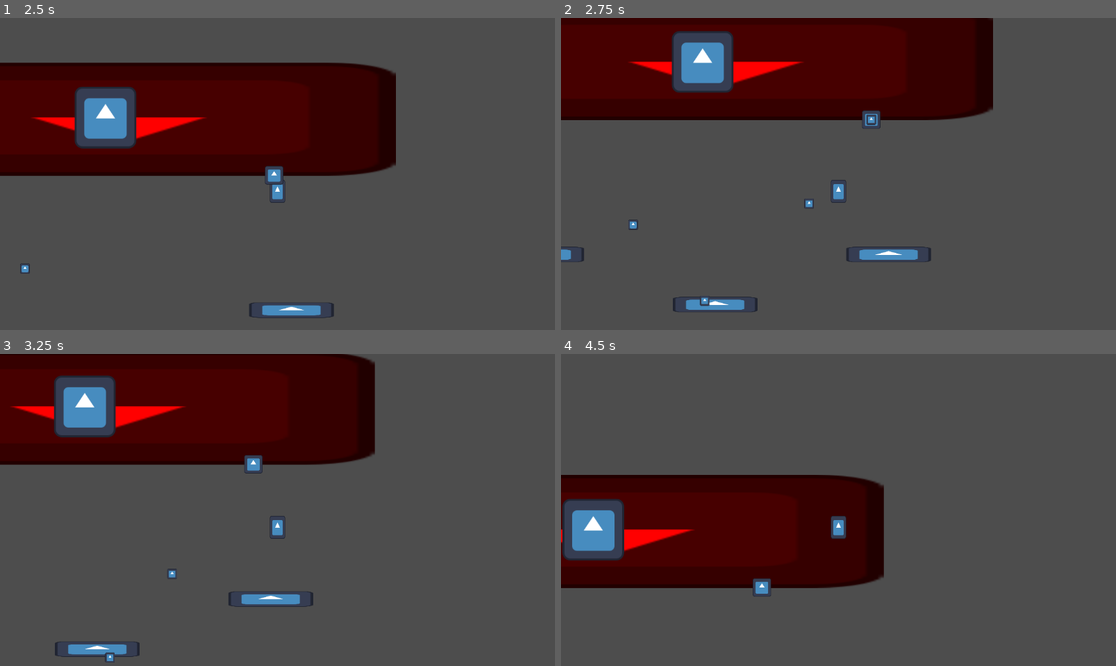
Above: before the commit, frames 1-4 (two rows, left to right).
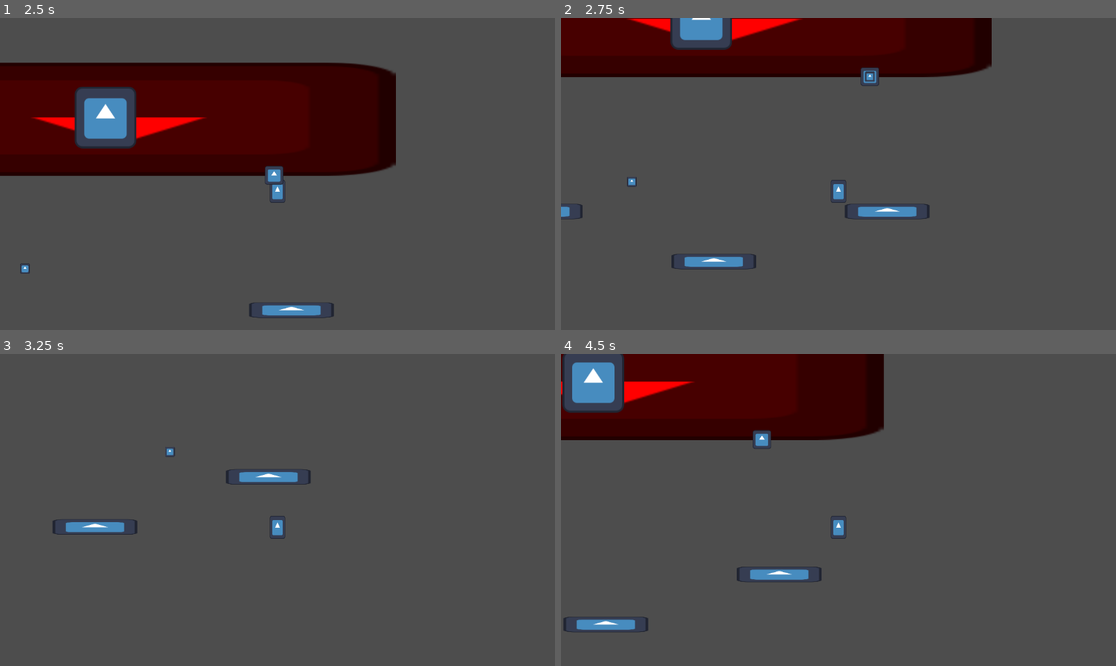
Above: after the commit, the same moments.

Repository: Cyberiada2025-2026/battle-of-pobliz
Game: Godot game, scene res://scenes/debug/battle_arena_graybox.tscn
The game is run twice, just before and just after one commit, with the same random seed, the same clock (stepped at 60 frames per second) and the same inputs. The project has no main scene, so this scene is started directly. The engine's default icon, where the game draws it, is replaced by a stand-in: a white triangle on a blue panel in a dark square.
Inputs (mouse positions are in pixels of both pictures, inside the frame that each line leads up to):
- Up to frame 1 (2.5 s): move the mouse to (399, 158) at 0.52 s; hold D (move_right) 0.53-2.03 s; right-click (399, 158) at 0.6 s; tap W (jump) at 0.77, 1.52 s; move the mouse to (166, 189) at 1.27 s; right-click (166, 189) at 1.35 s; move the mouse to (333, 105) at 2.02 s; hold A (move_left) from 2.03 s (still down); right-click (333, 105) at 2.1 s
- Up to frame 2 (2.75 s): keep holding A (move_left)
- Up to frame 3 (3.25 s): move the mouse to (249, 572) at 2.77 s; release A (move_left) at 2.78 s; hold D (move_right) from 2.78 s (still down); right-click (249, 572) at 2.85 s; tap W (jump) at 3.02 s
- Up to frame 4 (4.5 s): move the mouse to (1005, 556) at 3.52 s; right-click (1005, 556) at 3.6 s; tap W (jump) at 3.77 s; move the mouse to (672, 463) at 4.27 s; release D (move_right) at 4.28 s; hold A (move_left) from 4.28 s (still down); right-click (672, 463) at 4.35 s

Frame 1 is identical in both runs. In frame 2, 17% of the frame differs, in the area x 0-78%, y 0-95%; in frame 3, 25%; in frame 4, 35%, in the area x 0-59%, y 0-90%.

Commit message:
working bullets

Diff:
--- a/characters/boss/atacks/basic_cannon_shot/basic_cannon_attack.gd
+++ b/characters/boss/atacks/basic_cannon_shot/basic_cannon_attack.gd
@@ -8,8 +8,6 @@
 
 @export var bullet_speed: float = 0.2
 
-#temp
-@export var player: BodyController
 
 @export var cannons: Array[BossCanon]
 
@@ -18,7 +16,6 @@
 
 func use():
 	for i in shot_series:
-		print("start serie!")
 		shot_serie(cannons[i % cannons.size()])
 
 		await get_tree().create_timer(shot_series_cooldown).timeout
@@ -26,7 +23,6 @@
 
 func shot_serie(cannon: BossCanon):
 	for i in shot_count:
-		print("shot!")
 		var bullet: RigidBody2D = bullet_prefab.instantiate()
 		get_tree().current_scene.add_child(bullet)
 		var player_pos = Vector2(592.0, 416.0)
--- a/shared/projectiles/boss/basic_bullet.tscn
+++ b/shared/projectiles/boss/basic_bullet.tscn
@@ -7,10 +7,10 @@
 [sub_resource type="CircleShape2D" id="CircleShape2D_spvli"]
 
 [node name="BasicBullet" type="RigidBody2D" unique_id=1546428308]
-collision_layer = 0
-collision_mask = 0
-mass = 0.001
+collision_layer = 513
 gravity_scale = 0.0
+contact_monitor = true
+max_contacts_reported = 1
 linear_damp_mode = 1
 script = ExtResource("1_q3asc")
 
@@ -25,4 +25,4 @@
 script = ExtResource("2_spvli")
 metadata/_custom_type_script = "uid://lvdktrosqc6q"
 
-[connection signal="body_entered" from="." to="." method="collision"]
+[connection signal="body_entered" from="." to="." method="_on_body_entered"]
--- a/shared/projectiles/bullet.gd
+++ b/shared/projectiles/bullet.gd
@@ -2,6 +2,7 @@
 extends RigidBody2D
 
 
-func collision():
-	print("delete")
+
+func _on_body_entered(body: Node) -> void:
+	print("collide")
 	self.queue_free()
